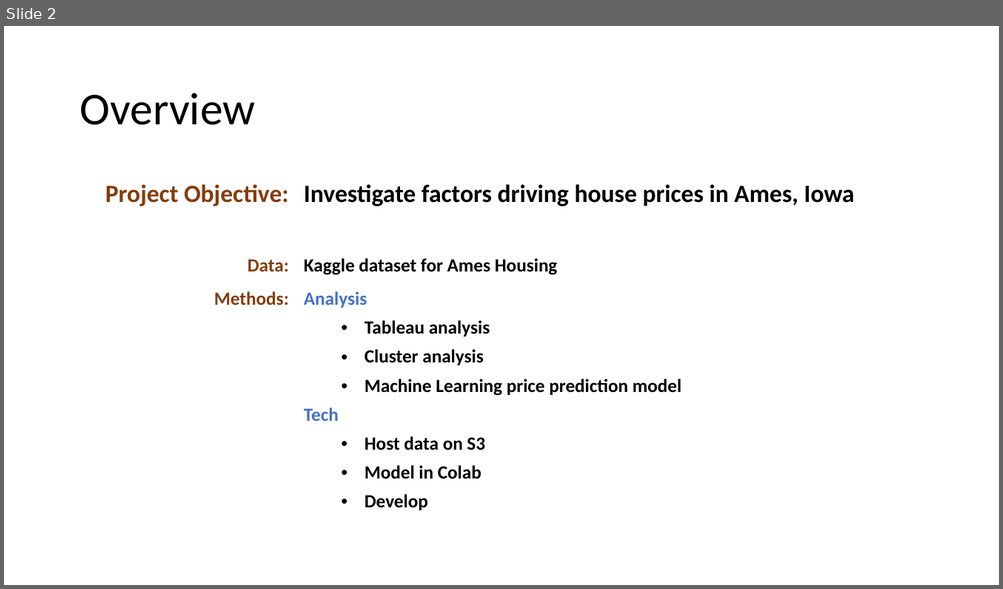
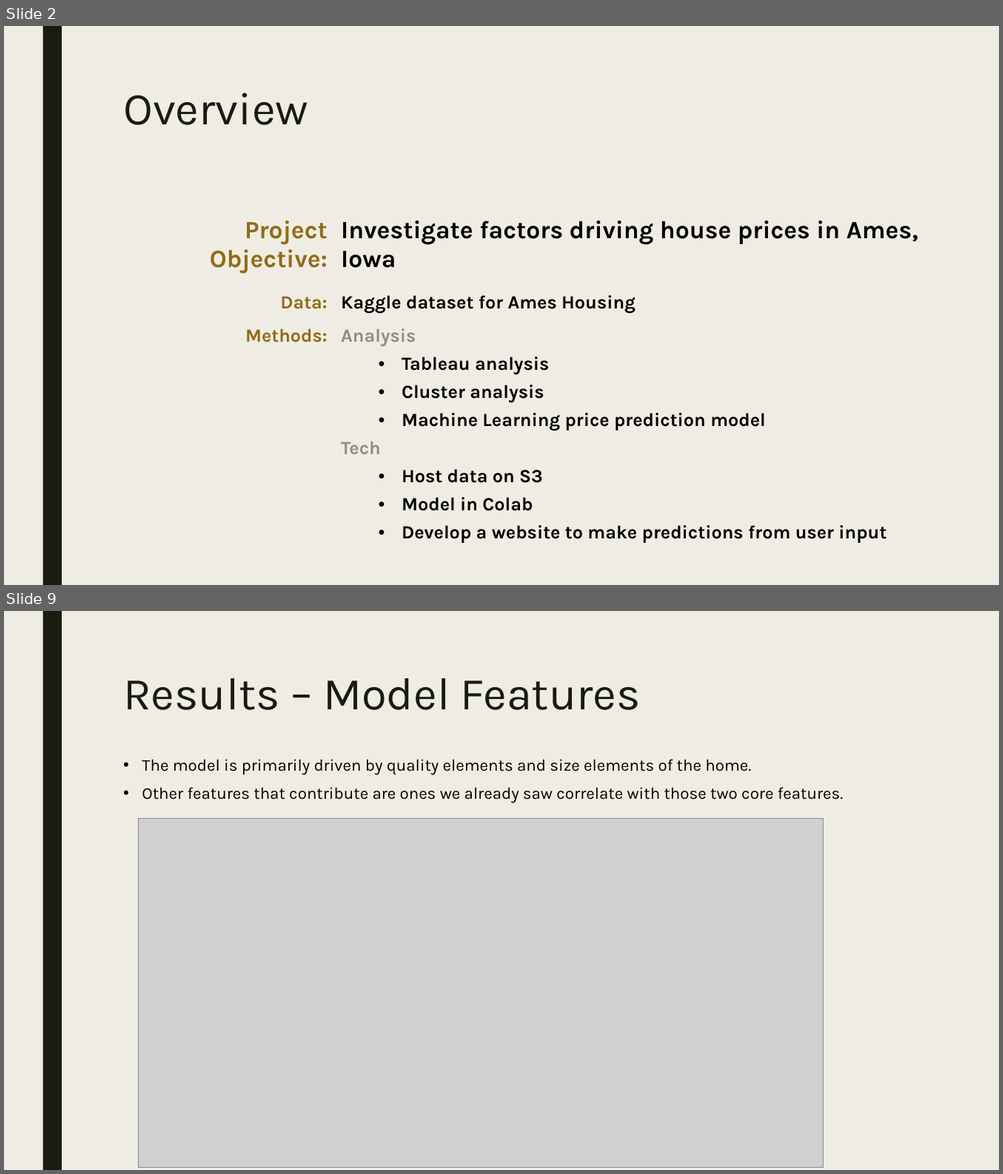
Before and after one commit to jessnguyen9/Ames-Housing-Machine-Learning-Project, a slide deck: Team Presentation.pptx. Shown one above the other, each under a label of ours: slide 2 before the commit, slides 2 and 9 after it; the slides between them are not shown. The pictures are 1003x589 and 1003x1174 pixels, drawn with LibreOffice and Linux fonts; fonts in the diff are those of the drawing; grey boxes stand for pictures. Boxes give left, top, right and bottom in pixels: in the first picture for what was removed or moved away, otherwise in the second. Text is boxed around its words. In the diff, an @@ line names an element or a change of style, - is before the commit and + after.

```diff
--- a/Team Presentation.pptx
+++ b/Team Presentation.pptx
@@ slide 9 added at box(4, 611, 999, 1170), background #EFEDE3; not listed: 1 template element that a slide beside it also shows @@
@@ title added at box(123, 678, 640, 710), 44 pt, text #191B0E @@
+Results – Model Features
@@ text added at box(142, 759, 843, 803), 16 pt, text #000000 @@
+• The model is primarily driven by quality elements and size elements of the home.
+• Other features that contribute are ones we already saw correlate with those two core features.
@@ picture added at box(138, 818, 822, 1168) @@
@@ slide 2 changed as well @@
@@ background #FFFFFF to #EFEDE3 @@
@@ rectangle added at box(42, 26, 62, 585), fill #191B0E @@
@@ title "Overview": place and size @@
-title "Overview" at box(79, 93, 255, 125)
+title "Overview" at box(123, 93, 308, 125)
@@ title "Overview" at box(123, 93, 308, 125): font Calibri to Karla, text colour #000000 to #191B0E; line spacing 0.9 to 0.89; vertical alignment middle to top @@
@@ table at box(116, 212, 951, 578) @@
-row 3, column 2: Analysis / Tableau analysis / Cluster analysis / Machine Learning price prediction model / Tech / Host data on S3 / Model in Colab / Develop
+row 3, column 2: Analysis / Tableau analysis / Cluster analysis / Machine Learning price prediction model / Tech / Host data on S3 / Model in Colab / Develop a website to make predictions from user input
@@ font Calibri to Karla in "Project Objective:", "Investigate factors driving house prices in Ames, ...", "Data:", "Kaggle dataset for Ames Housing" and 1 more places @@
@@ text colour #843C0B to #906B18 in "Project Objective:", "Data:", "Methods:" @@
@@ borders changed @@
@@ table: place and size @@
-table at box(73, 175, 930, 541)
+table at box(116, 212, 951, 578)
```
Also in this commit, not shown: 3 other slides changed, 5 other slides added, 2 slides removed, 1 other file.
